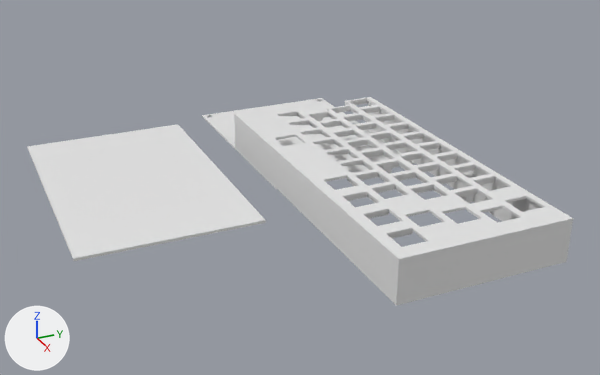
The Blender file design/keyboard.blend as it was, and as the next commit left it.
Rendered twice from a camera (50 mm lens) standing at (435.0, -234.0, 192.0) and looking at (24.0, -50.0, -13.0). Lighting does not change. The marker at lower left points along +X, +Y and +Z.

Before the edit, the objects in view are built like this:
```python
me_part1 = bpy.data.meshes.new('Part1')
me_part1.from_pydata(...)  # 741 vertices, 1047 faces; spans x -133.9..-41.0, y -59.2..40.3, z -17.9..6.7
me_plane_001 = bpy.data.meshes.new('Plane.001')
me_plane_001.from_pydata(...)  # a box spanning x -33.0..127.0, y -63.0..37.0, z -10.0..-9.0
me_plane_002 = bpy.data.meshes.new('Plane.002')
me_plane_002.from_pydata(...)  # 178 vertices, 21 faces, 4 loose edges; spans x 9.8..153.6, y -59.2..40.3, z -21.9..-17.9
ob_bottom_plate_001 = bpy.data.objects.new('Bottom plate.001', me_plane_002)
ob_bottom_plate_001.location = (0.0, 0.0, 0.0)
ob_bottom_plate_001.hide_viewport = True
ob_part1 = bpy.data.objects.new('Part1', me_part1)
ob_part1.location = (0.0, 0.0, 0.0)
ob_part1.hide_viewport = True
ob_plane = bpy.data.objects.new('Plane', me_plane_001)
ob_plane.location = (-57.5, -127.1, 2.8)
# also in view: 'Part2' at (-2.0, -9.0, -6.0); 'Bottom plate' at (-62.0, -9.0, -18.0); 'Part3' at (96.0, -9.0, -6.0)
```
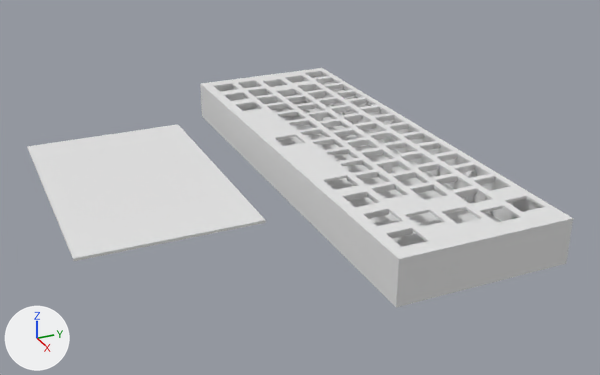
Location of each change, (x1, y1, x2, y2) in pixels of the pictures (600 x 375 px):
'Part1', shown
    after: (200, 68, 370, 147)
'Bottom plate.001', shown
    after: (276, 162, 567, 307)

The change, as a diff of the scene's bpy script:
```diff
--- a/design/keyboard.blend.py
+++ b/design/keyboard.blend.py
@@ ob_part1 @@
 ob_part1.location = (0.0, 0.0, 0.0)
-ob_part1.hide_viewport = True
@@ ob_bottom_plate_001 @@
 ob_bottom_plate_001.location = (0.0, 0.0, 0.0)
-ob_bottom_plate_001.hide_viewport = True
```
